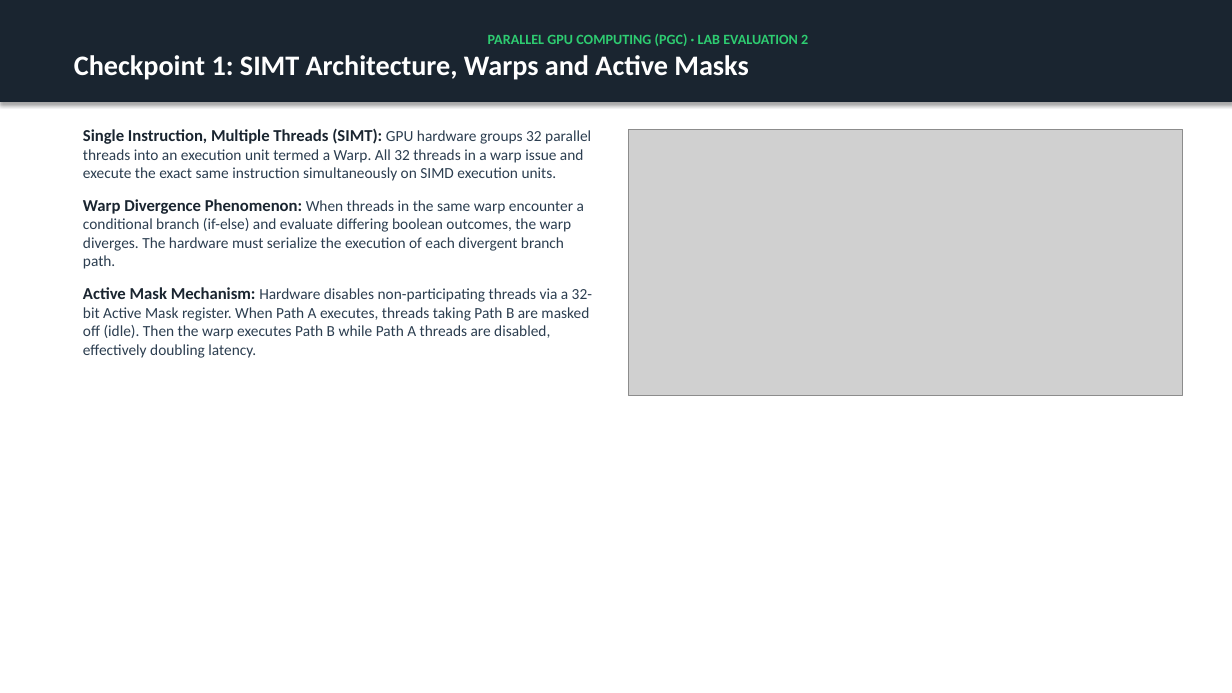
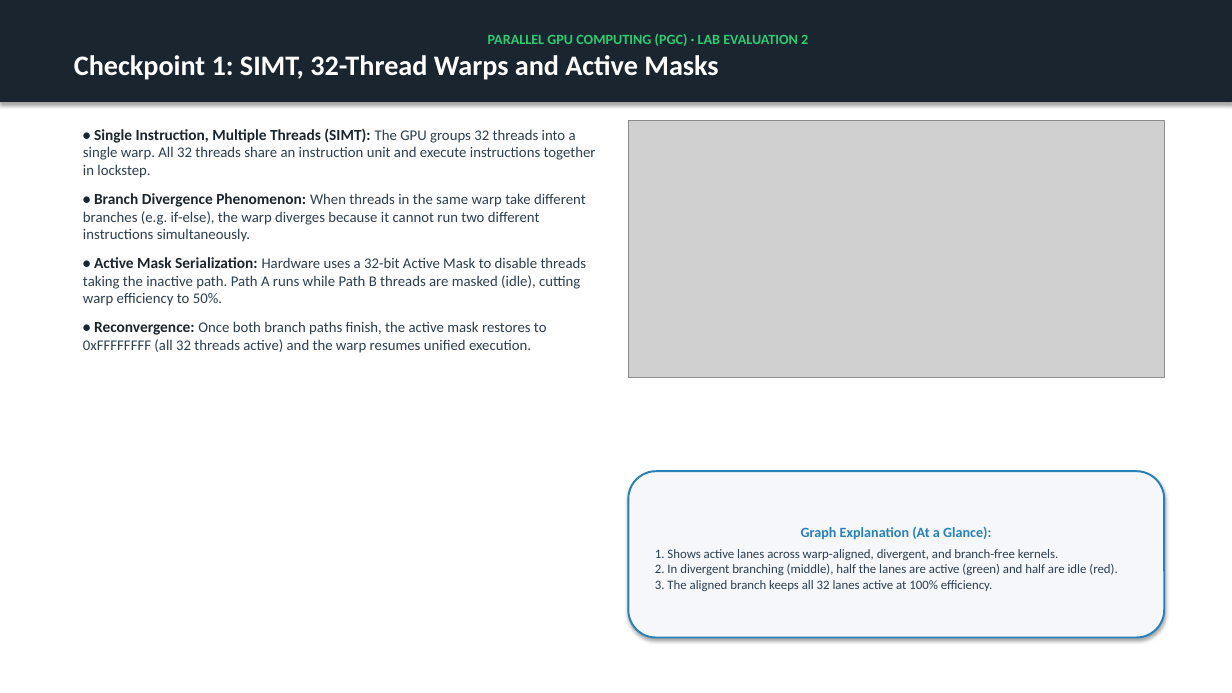
Before and after one commit to jaideep67/Parallel-Gpu-Computing, a slide deck: slide 3 of lab2_evaluation/presentation/PGC_Lab2_Warp_Divergence_Evaluation.pptx. Drawn at 1232x693 pixels with LibreOffice and Linux fonts; fonts in the diff are those of the drawing; grey boxes stand for pictures. Boxes give left, top, right and bottom in pixels: in the first picture for what was removed or moved away, otherwise in the second. Text is boxed around its words. In the diff, an @@ line names an element or a change of style, - is before the commit and + after.

Commit message:
Refactor README and presentation: Simple architecture, 3-4 points per checkpoint, and 2-3 sentence graph explanations

```diff
--- a/lab2_evaluation/presentation/PGC_Lab2_Warp_Divergence_Evaluation.pptx
+++ b/lab2_evaluation/presentation/PGC_Lab2_Warp_Divergence_Evaluation.pptx
@@ text in rectangle at bbox=[74, 55, 718, 80]: text changed @@
-Checkpoint 1: SIMT Architecture, Warps and Active Masks
+Checkpoint 1: SIMT, 32-Thread Warps and Active Masks
@@ text at bbox=[83, 128, 596, 353]: text changed; size 12 to 11.5 pt @@
-Single Instruction, Multiple Threads (SIMT): GPU hardware groups 32 parallel threads into an execution unit termed a Warp. All 32 threads in a warp issue and execute the exact same instruction simultaneously on SIMD execution units.
-Warp Divergence Phenomenon: When threads in the same warp encounter a conditional branch (if-else) and evaluate differing boolean outcomes, the warp diverges. The hardware must serialize the execution of each divergent branch path.
-Active Mask Mechanism: Hardware disables non-participating threads via a 32-bit Active Mask register. When Path A executes, threads taking Path B are masked off (idle). Then the warp executes Path B while Path A threads are disabled, effectively doubling latency.
+• Single Instruction, Multiple Threads (SIMT): The GPU groups 32 threads into a single warp. All 32 threads share an instruction unit and execute instructions together in lockstep.
+• Branch Divergence Phenomenon: When threads in the same warp take different branches (e.g. if-else), the warp diverges because it cannot run two different instructions simultaneously.
+• Active Mask Serialization: Hardware uses a 32-bit Active Mask to disable threads taking the inactive path. Path A runs while Path B threads are masked (idle), cutting warp efficiency to 50%.
+• Reconvergence: Once both branch paths finish, the active mask restores to 0xFFFFFFFF (all 32 threads active) and the warp resumes unified execution.
@@ picture: place and size @@
-picture at bbox=[628, 129, 1183, 396]
+picture at bbox=[628, 120, 1165, 378]
@@ rounded rectangle added at bbox=[628, 471, 1165, 638], fill #F5F7FA, outline #2980B9 1.5 pt, 10 pt, text #2C3E50 @@
+Graph Explanation (At a Glance):
+1. Shows active lanes across warp-aligned, divergent, and branch-free kernels.
+2. In divergent branching (middle), half the lanes are active (green) and half are idle (red).
+3. The aligned branch keeps all 32 lanes active at 100% efficiency.
```
Also in this commit, not shown: 5 other slides changed, 1 slide added, 1 slide removed, 2 other files.
